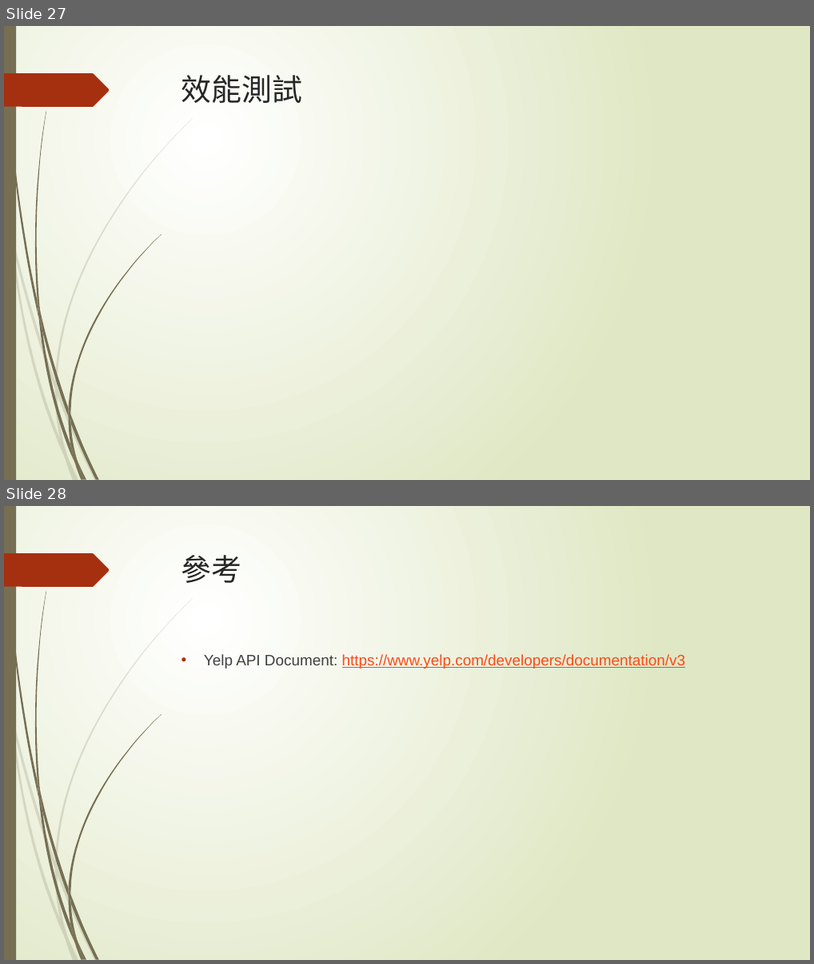
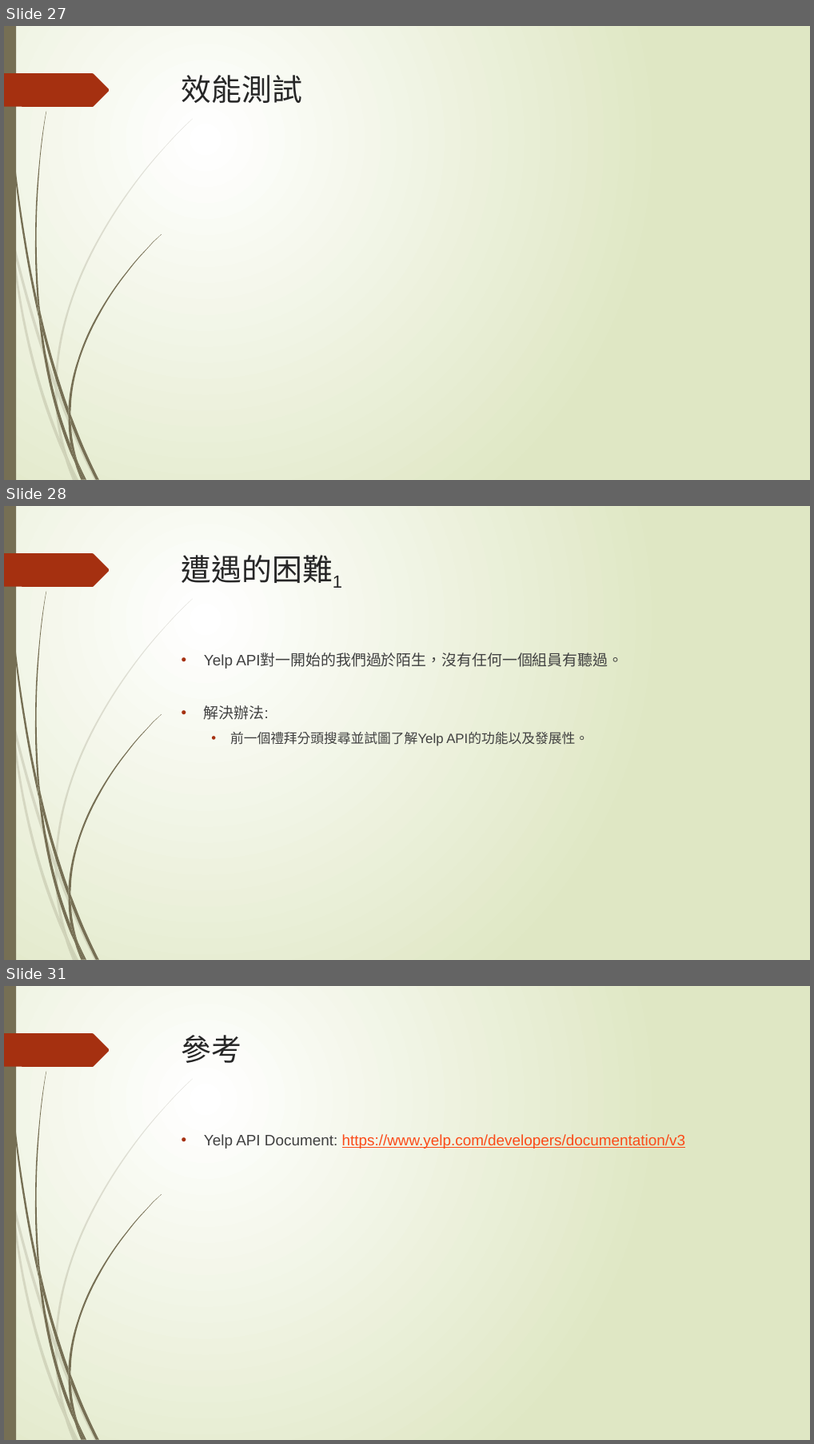
Before and after one commit to penut85420/WBSE_Project, a slide deck: 其他/YelpBlaBla.pptx. Shown one above the other, each under a label of ours: slides 27 and 28 before the commit, slides 27, 28 and 31 after it; the slides between them are not shown. The pictures are 814x964 and 814x1444 pixels, drawn with LibreOffice and Linux fonts; fonts in the diff are those of the drawing. Boxes give left, top, right and bottom in pixels: in the first picture for what was removed or moved away, otherwise in the second. Text is boxed around its words. In the diff, an @@ line names an element or a change of style, - is before the commit and + after.

Commit message:
新增遭遇的困難
好困難

```diff
--- a/其他/YelpBlaBla.pptx
+++ b/其他/YelpBlaBla.pptx
@@ slide 28 added at box(4, 506, 810, 960), background gradient #FFFFFF to #DFE8C4; not listed: 24 template elements that a slide beside it also shows @@
@@ title added at box(182, 555, 342, 588), 36 pt, text #262626 @@
+遭遇的困難1
@@ text added at box(204, 653, 623, 746), 18 pt, text #404040 @@
+• Yelp API對一開始的我們過於陌生，沒有任何一個組員有聽過。
+• 解決辦法:
+  • 前一個禮拜分頭搜尋並試圖了解Yelp API的功能以及發展性。
@@ what was slide 28 is now slide 31 @@
```
Also in this commit, not shown: 2 other slides added.
